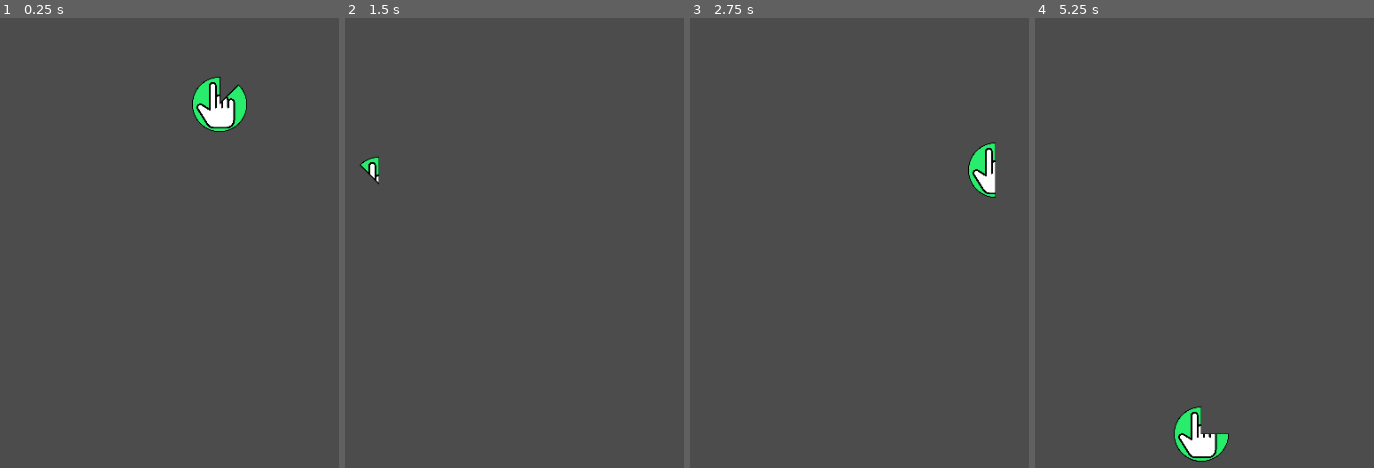
Above: before the commit, frames 1-4 (left to right).
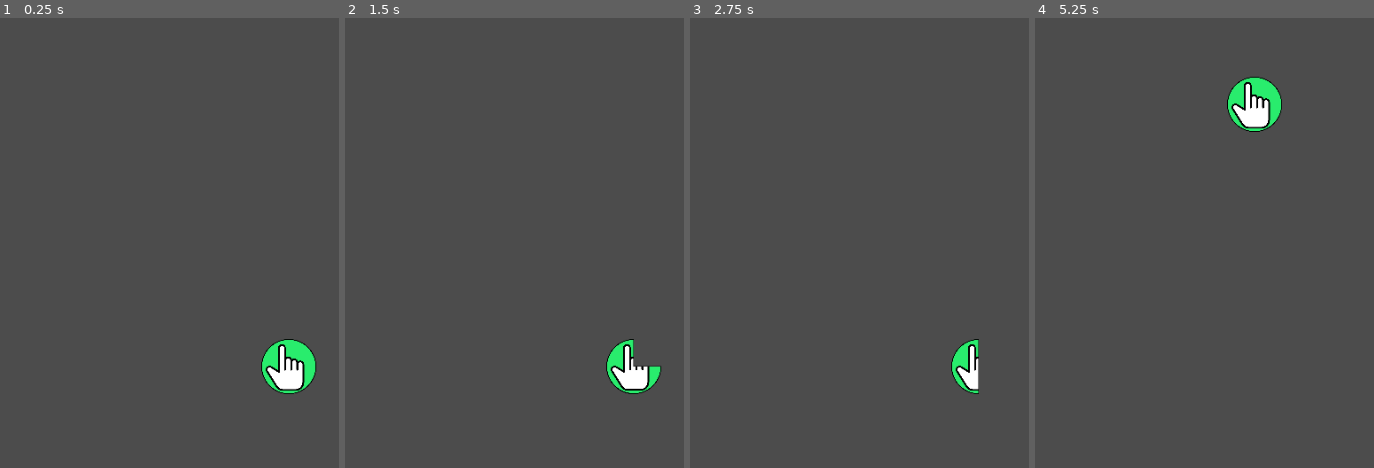
Above: after the commit, the same moments.

Repository: ChiaBurn/5thDiyGameJam-Surprise
Game: Godot game, scene res://Main.tscn
The game is run twice, just before and just after one commit, with the same random seed, the same clock (stepped at 60 frames per second) and the same inputs.
Inputs:
- Up to frame 1 (0.25 s): no input
- Up to frame 2 (1.5 s): no input
- Up to frame 3 (2.75 s): no input
- Up to frame 4 (5.25 s): no input

The runs differ from the first frame. In frame 1, 2.9% of the frame differs, in the area x 56-94%, y 13-84%; in frame 2, 1.4%; in frame 3, 1.5%; in frame 4, 2.7%.

Commit message:
fix: show first quest.

Diff:
--- a/Main.gd
+++ b/Main.gd
@@ -3,10 +3,10 @@
 export(PackedScene) var key_scene
 export(PackedScene) var event_scene
 export(PackedScene) var draw_scene
+export var fail_max_count: int = 5
 
 var current_quest_index: int = 0
 var fail_count: int = 0
-const fail_max_count: int = 9
 onready var position = {
 	"A": $PositionA,
 	"B": $PositionB,
@@ -26,17 +26,17 @@
 	},
 	{
 		"type": "Click",
-		"life": 1000,
+		"life": 3000,
 		"position": "B"
 	},
 	{
 		"type": "Click",
-		"life": 500,
+		"life": 2000,
 		"position": "C"
 	},
 	{
 		"type": "Click",
-		"life": 2000,
+		"life": 1000,
 		"position": "D"
 	},
 	{
@@ -46,7 +46,7 @@
 	},
 	{
 		"type": "Click",
-		"life": 500,
+		"life": 1000,
 		"position": "F"
 	},
 	{
@@ -56,12 +56,12 @@
 	},
 	{
 		"type": "Click",
-		"life": 500,
+		"life": 700,
 		"position": "H"
 	},
 	{
 		"type": "Click",
-		"life": 500,
+		"life": 700,
 		"position": "E"
 	},
 	{
@@ -71,7 +71,7 @@
 	},
 	{
 		"type": "Click",
-		"life": 5000,
+		"life": 500,
 		"position": "C"
 	}
 ]
@@ -79,7 +79,7 @@
 # Called when the node enters the scene tree for the first time.
 func _ready():
 	print("quests: ", quests)
-	go_next_quest()
+	show_current_quest()
 
 func on_succeeed():
 	print("succeeed!")
@@ -101,41 +101,43 @@
 	if(current_quest_index >= quests.size()):
 		end_game()
 		return
+	show_current_quest()
 
-	var next_quest = quests[current_quest_index]
 
-	match next_quest.type:
+func show_current_quest():
+	var quest = quests[current_quest_index]
+	match quest.type:
 		"Click":
-			show_click(next_quest)
+			show_click(quest)
 		"Key":
-			show_key(next_quest)
+			show_key(quest)
 		"Event":
-			show_event(next_quest)
-		"draw":
-			show_draw(next_quest)
+			show_event(quest)
+		"Draw":
+			show_draw(quest)
 		_:
-			print("invalid type: ", next_quest)
+			print("invalid type: ", quest)
 			end_game()
 
-func show_click(next_quest):
-	print("show_click:", next_quest)
+func show_click(quest):
+	print("show_click:", quest)
 	var click = click_scene.instance()
-	var position_node = position[next_quest.position]
+	var position_node = position[quest.position]
 	click.position = position_node.position
-	click.set_life_ms(next_quest.life)
+	click.set_life_ms(quest.life)
 	add_child(click);
 
-func show_key(next_quest):
+func show_key(quest):
 	# TODO: show key
-	print("show_key:", next_quest)
+	print("show_key:", quest)
 	pass
 
-func show_event(next_quest):
+func show_event(quest):
 	# TODO: show event
-	print("show_event:", next_quest)
+	print("show_event:", quest)
 	pass
 
-func show_draw(next_quest):
+func show_draw(quest):
 	# TODO: show draw
-	print("show_draw:", next_quest)
+	print("show_draw:", quest)
 	pass
--- a/Quest Object/Click.gd
+++ b/Quest Object/Click.gd
@@ -11,7 +11,8 @@
 
 # Called when the node enters the scene tree for the first time.
 func _ready():
-	var speed_scale = 1000 / life_ms
+	var speed_scale : float = 1000 / life_ms
+	print("speed_scale: ", speed_scale)
 	connect("succeeed", get_parent(), "on_succeeed")
 	connect("fail", get_parent(), "on_fail")
 	$AnimatedSprite.set_speed_scale(speed_scale)
